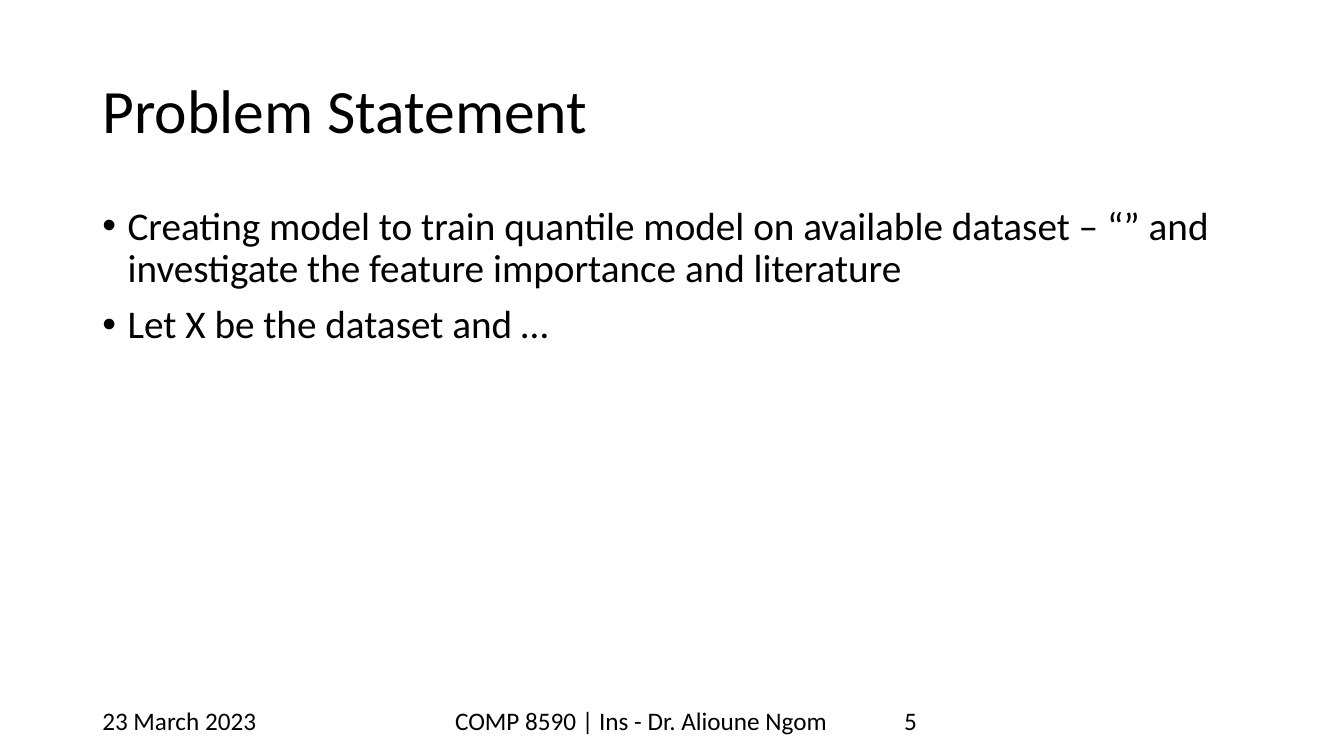
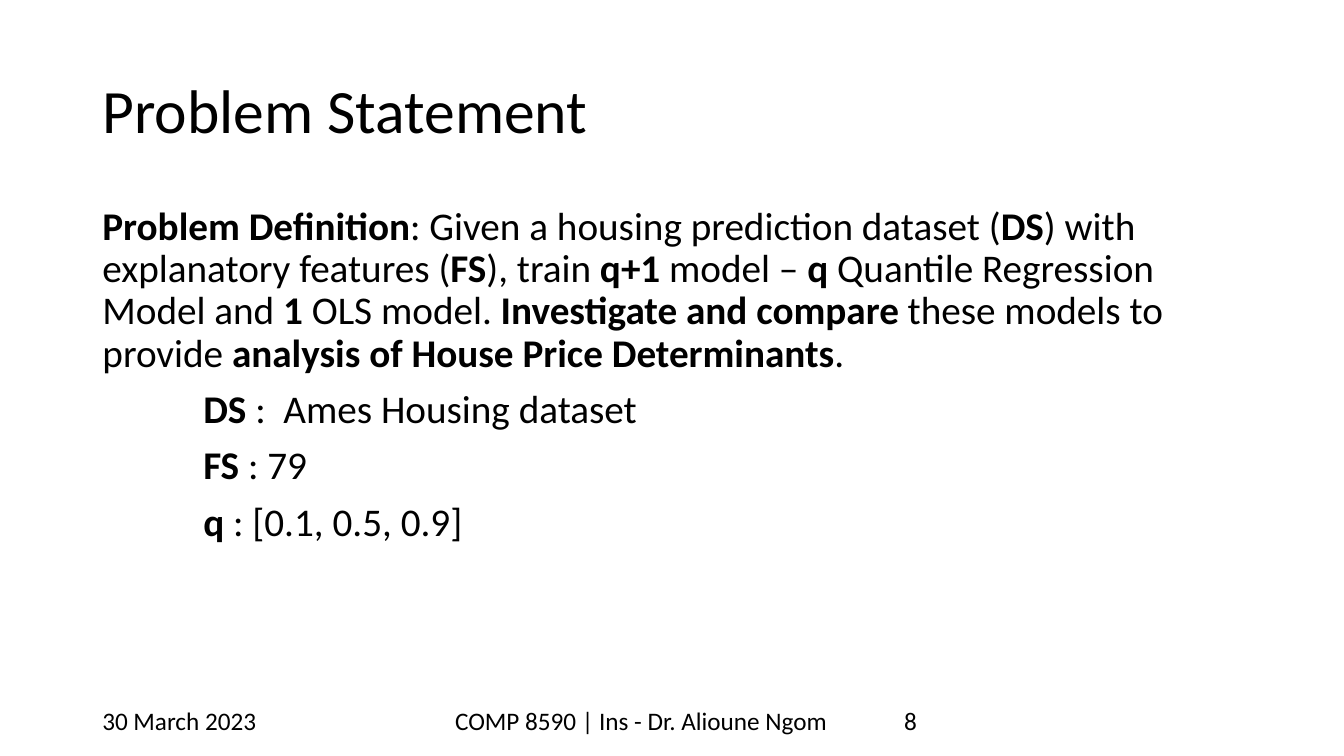
Before and after one commit to mayankkom-dev/stats_final_proj, a slide deck: slide 8 of uwindsortemp_yellowstripe_widescreen (1).pptx (slide 5 before the commit). Drawn at 1344x756 pixels with LibreOffice and Linux fonts; fonts in the diff are those of the drawing; background and template pictures are left out. Boxes give left, top, right and bottom in pixels: in the first picture for what was removed or moved away, otherwise in the second. Text is boxed around its words. In the diff, an @@ line names an element or a change of style, - is before the commit and + after.

```diff
--- a/uwindsortemp_yellowstripe_widescreen (1).pptx
+++ b/uwindsortemp_yellowstripe_widescreen (1).pptx
@@ text at box(102, 211, 1163, 542): text changed @@
-• Creating model to train quantile model on available dataset – “” and investigate the feature importance and literature
-• Let X be the dataset and …
+Problem Definition: Given a housing prediction dataset (DS) with explanatory features (FS), train q+1 model – q Quantile Regression Model and 1 OLS model. Investigate and compare these models to provide analysis of House Price Determinants.
+DS : Ames Housing dataset
+FS : 79
+q : [0.1, 0.5, 0.9]
@@ text at box(102, 712, 256, 730): text changed @@
-23 March 2023
+30 March 2023
@@ page number at box(904, 712, 917, 731): text changed @@
-5
+8
```
Also in this commit, not shown: 29 other slides changed, 6 slides added, 2 slides removed.
